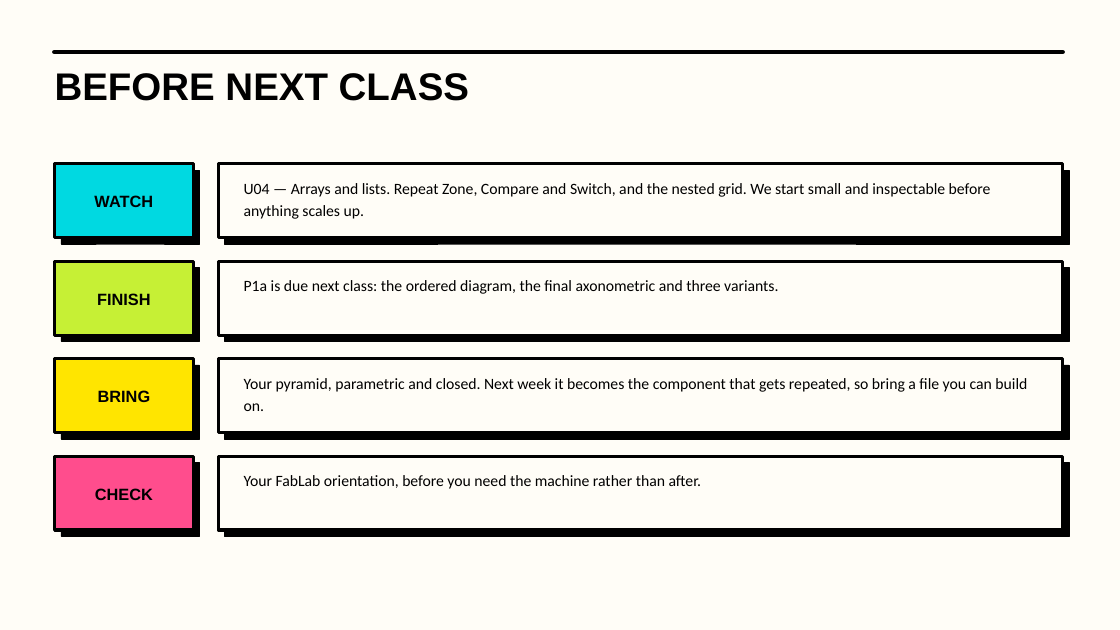
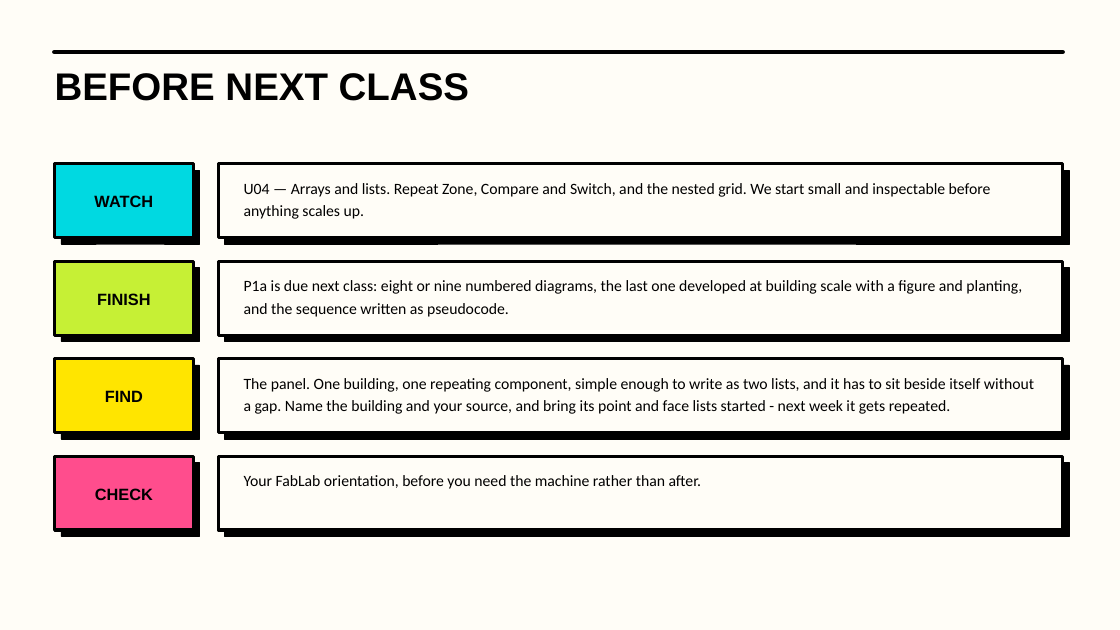
Before and after one commit to luigipacheco/arc3133, a slide deck: slide 12 of slides/ARC3133_Class03.pptx. Drawn at 1120x630 pixels with LibreOffice and Linux fonts; fonts in the diff are those of the drawing. Boxes give left, top, right and bottom in pixels: in the first picture for what was removed or moved away, otherwise in the second. Text is boxed around its words. In the diff, an @@ line names an element or a change of style, - is before the commit and + after.

```diff
--- a/slides/ARC3133_Class03.pptx
+++ b/slides/ARC3133_Class03.pptx
@@ text at [244, 280, 1022, 317]: text changed @@
-P1a is due next class: the ordered diagram, the final axonometric and three variants.
+P1a is due next class: eight or nine numbered diagrams, the last one developed at building scale with a figure and planting, and the sequence written as pseudocode.
@@ text at [244, 378, 1034, 414]: text changed @@
-Your pyramid, parametric and closed. Next week it becomes the component that gets repeated, so bring a file you can build on.
+The panel. One building, one repeating component, simple enough to write as two lists, and it has to sit beside itself without a gap. Name the building and your source, and bring its point and face lists started - next week it gets repeated.
@@ text at [105, 390, 143, 402]: text changed @@
-BRING
+FIND
```
Also in this commit, not shown: 2 other slides changed, 2 slides added, 2 slides removed, 38 other files.
